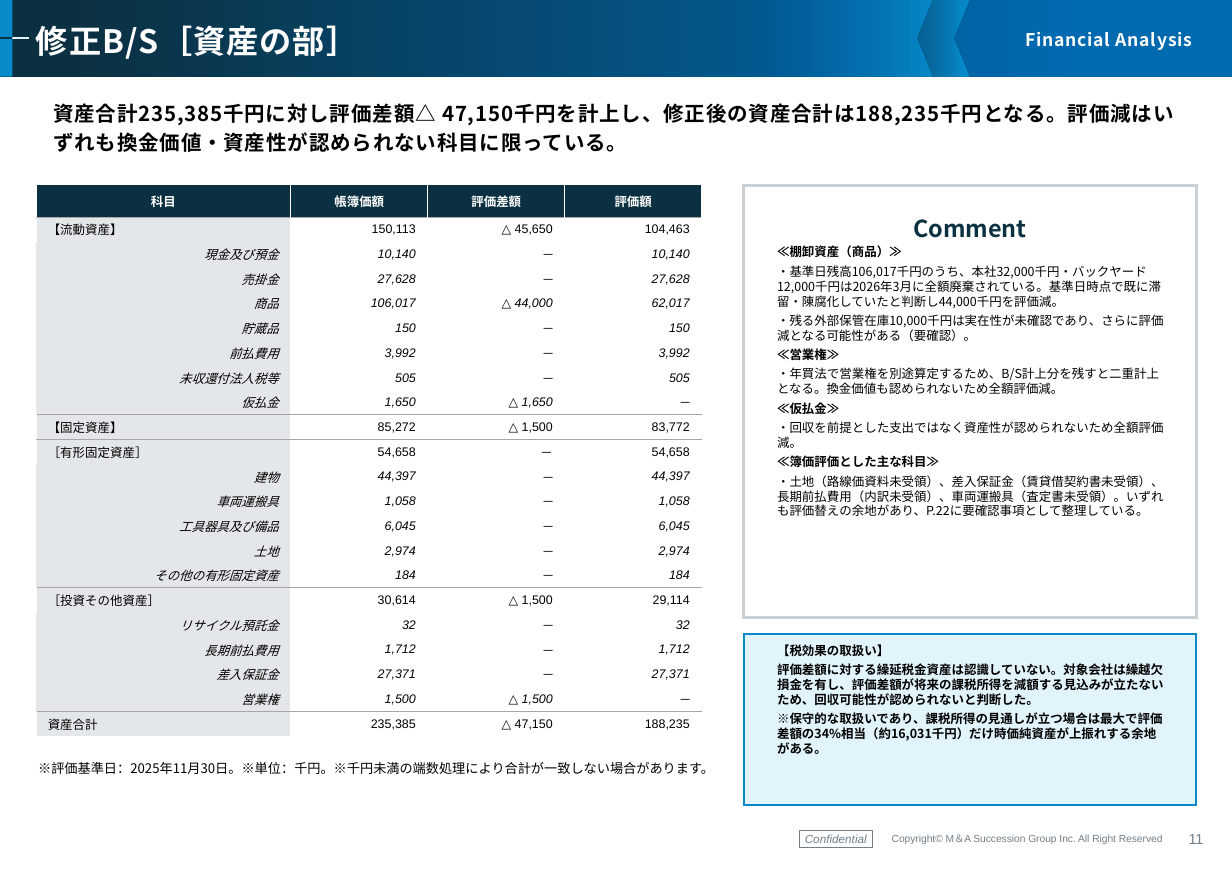
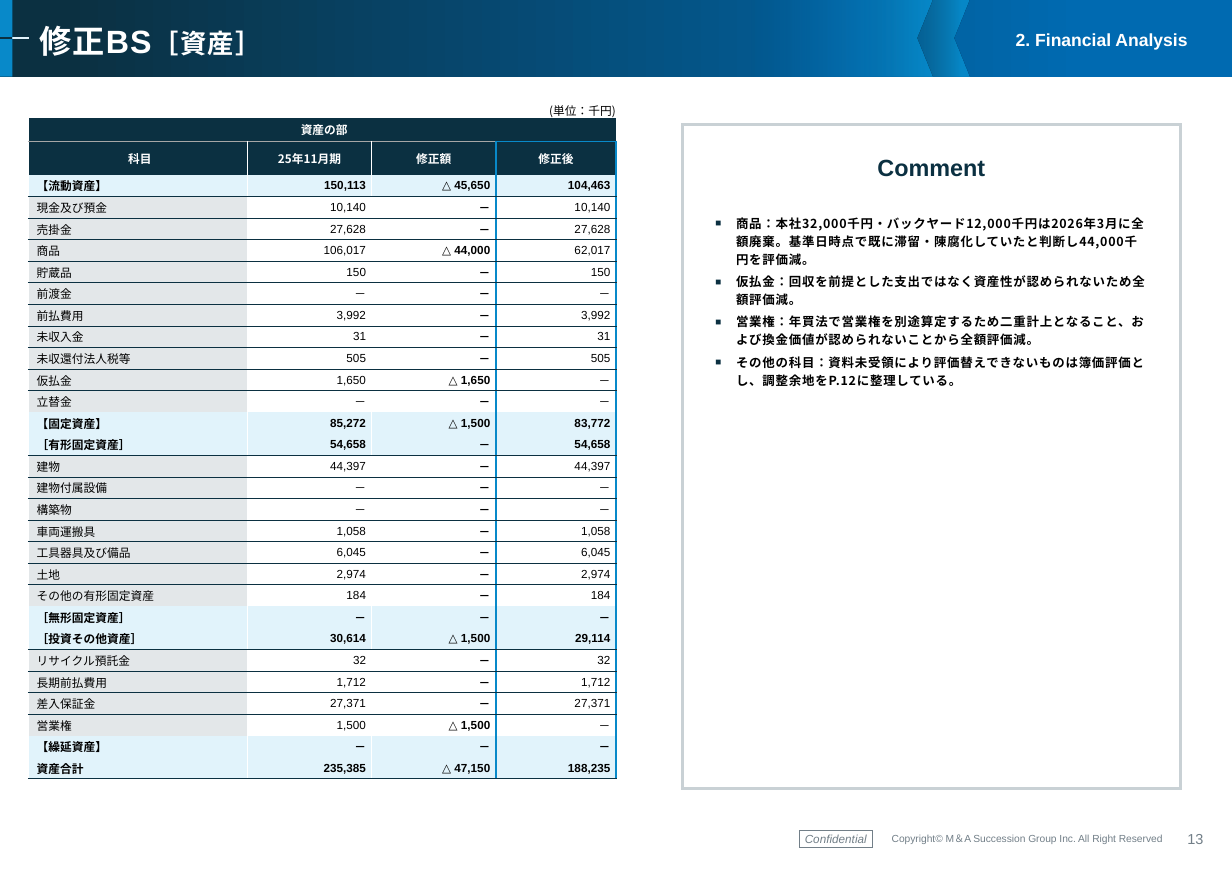
Before and after one commit to keisuketagaito/github-1st, a slide deck: slide 13 of LUXAS株式会社/株式価値評価書_LUXAS株式会社_20260923.pptx (slide 12 before the commit). Drawn at 1232x871 pixels with LibreOffice and Linux fonts; fonts in the diff are those of the drawing; background and template pictures are left out. Boxes give left, top, right and bottom in pixels: in the first picture for what was removed or moved away, otherwise in the second. Text is boxed around its words. In the diff, an @@ line names an element or a change of style, - is before the commit and + after.

```diff
--- a/LUXAS株式会社/株式価値評価書_LUXAS株式会社_20260923.pptx
+++ b/LUXAS株式会社/株式価値評価書_LUXAS株式会社_20260923.pptx
@@ title at bbox=[39, 25, 262, 56]: text changed; font Noto Sans CJK JP to Arial @@
-修正B/S［資産の部］
+修正BS［資産］
@@ text at bbox=[1016, 33, 1187, 50]: text changed; font Noto Sans CJK JP to Arial @@
-Financial Analysis
+2. Financial Analysis
@@ table at bbox=[28, 101, 617, 780] @@
-row 1: 科目 | 帳簿価額 | 評価差額 | 評価額
+row 1:  |  |  | (単位：千円)
+row 2: 資産の部 |  |  | 
+row 3: 科目 | 25年11月期 | 修正額 | 修正後
+row 9: 前渡金 | － | － | －
+row 11: 未収入金 | 31 | － | 31
+row 14: 立替金 | － | － | －
+row 18: 建物付属設備 | － | － | －
+row 19: 構築物 | － | － | －
+row 24: ［無形固定資産］ | － | － | －
+row 30: 【繰延資産】 | － | － | －
@@ table: place and size @@
-table at bbox=[36, 185, 702, 738]
+table at bbox=[28, 101, 617, 780]
@@ subtitle removed at bbox=[53, 103, 1173, 152] @@
-資産合計235,385千円に対し評価差額△ 47,150千円を計上し、修正後の資産合計は188,235千円となる。評価減はいずれも換金価値・資産性が認められない科目に限っている。
@@ rectangle "Comment": place and size @@
-rectangle "Comment" at bbox=[744, 185, 1196, 618]
+rectangle "Comment" at bbox=[683, 124, 1180, 788]
@@ rectangle "Comment" at bbox=[683, 124, 1180, 788]: font Noto Sans CJK JP to Arial @@
@@ text added at bbox=[736, 217, 1145, 386], 8.5 pt, text #000000, bold @@
+■ 商品：本社32,000千円・バックヤード12,000千円は2026年3月に全額廃棄。基準日時点で既に滞留・陳腐化していたと判断し44,000千円を評価減。
+■ 仮払金：回収を前提とした支出ではなく資産性が認められないため全額評価減。
+■ 営業権：年買法で営業権を別途算定するため二重計上となること、および換金価値が認められないことから全額評価減。
+■ その他の科目：資料未受領により評価替えできないものは簿価評価とし、調整余地をP.12に整理している。
@@ text removed at bbox=[777, 245, 1164, 516] @@
-≪棚卸資産（商品）≫
-・基準日残高106,017千円のうち、本社32,000千円・バックヤード12,000千円は2026年3月に全額廃棄されている。基準日時点で既に滞留・陳腐化していたと判断し44,000千円を評価減。
-・残る外部保管在庫10,000千円は実在性が未確認であり、さらに評価減となる可能性がある（要確認）。
-≪営業権≫
-・年買法で営業権を別途算定するため、B/S計上分を残すと二重計上となる。換金価値も認められないため全額評価減。
-≪仮払金≫
-・回収を前提とした支出ではなく資産性が認められないため全額評価減。
-≪簿価評価とした主な科目≫
-・土地（路線価資料未受領）、差入保証金（賃貸借契約書未受領）、長期前払費用（内訳未受領）、車両運搬具（査定書未受領）。いずれも評価替えの余地があり、P.22に要確認事項として整理している。
@@ rectangle removed at bbox=[744, 634, 1196, 805] @@
@@ text removed at bbox=[777, 644, 1163, 754] @@
-【税効果の取扱い】
-評価差額に対する繰延税金資産は認識していない。対象会社は繰越欠損金を有し、評価差額が将来の課税所得を減額する見込みが立たないため、回収可能性が認められないと判断した。
-※保守的な取扱いであり、課税所得の見通しが立つ場合は最大で評価差額の34%相当（約16,031千円）だけ時価純資産が上振れする余地がある。
@@ text removed at bbox=[38, 762, 714, 774] @@
-※評価基準日：2025年11月30日。※単位：千円。※千円未満の端数処理により合計が一致しない場合があります。
@@ page number at bbox=[1187, 834, 1203, 844]: text changed @@
-11
+13
```
Also in this commit, not shown: 15 other slides changed, 9 slides added, 7 slides removed, 11 other files.
